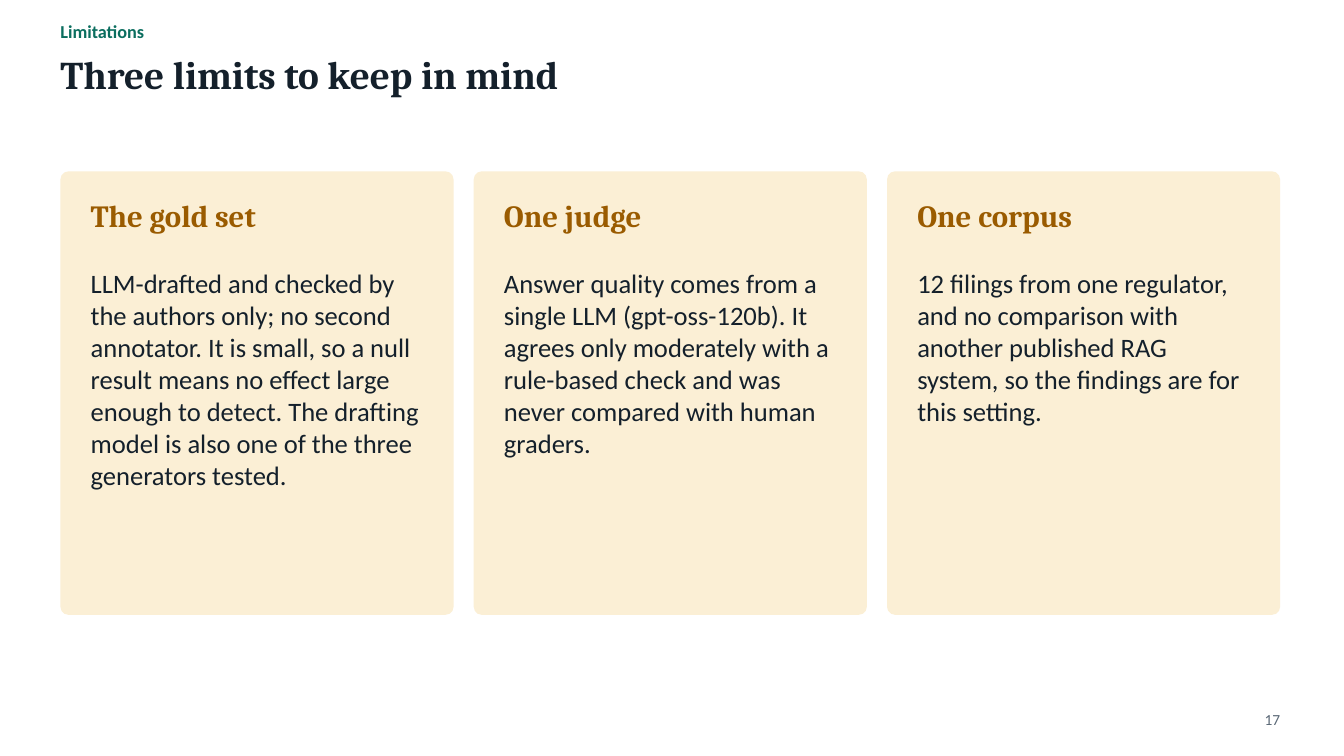
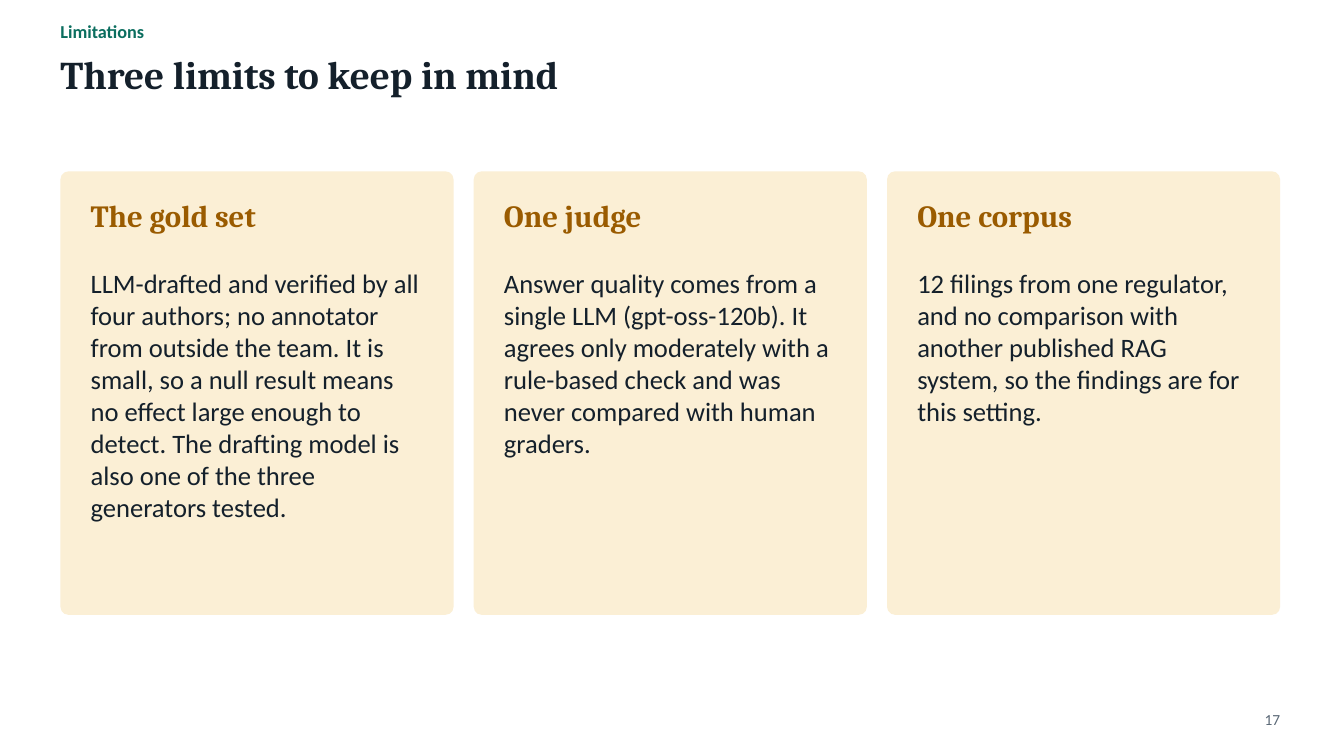
Before and after one commit to DarkkReaper007/RAG-for-financial-analysis, a slide deck: slide 17 of paper/slides.pptx. Drawn at 1344x756 pixels with LibreOffice and Linux fonts; fonts in the diff are those of the drawing. Boxes give left, top, right and bottom in pixels: in the first picture for what was removed or moved away, otherwise in the second. Text is boxed around its words. In the diff, an @@ line names an element or a change of style, - is before the commit and + after.

```diff
--- a/paper/slides.pptx
+++ b/paper/slides.pptx
@@ text at (91,274,419,522): text changed @@
-LLM-drafted and checked by the authors only; no second annotator. It is small, so a null result means no effect large enough to detect. The drafting model is also one of the three generators tested.
+LLM-drafted and verified by all four authors; no annotator from outside the team. It is small, so a null result means no effect large enough to detect. The drafting model is also one of the three generators tested.
```
Also in this commit, not shown: 7 other files.
